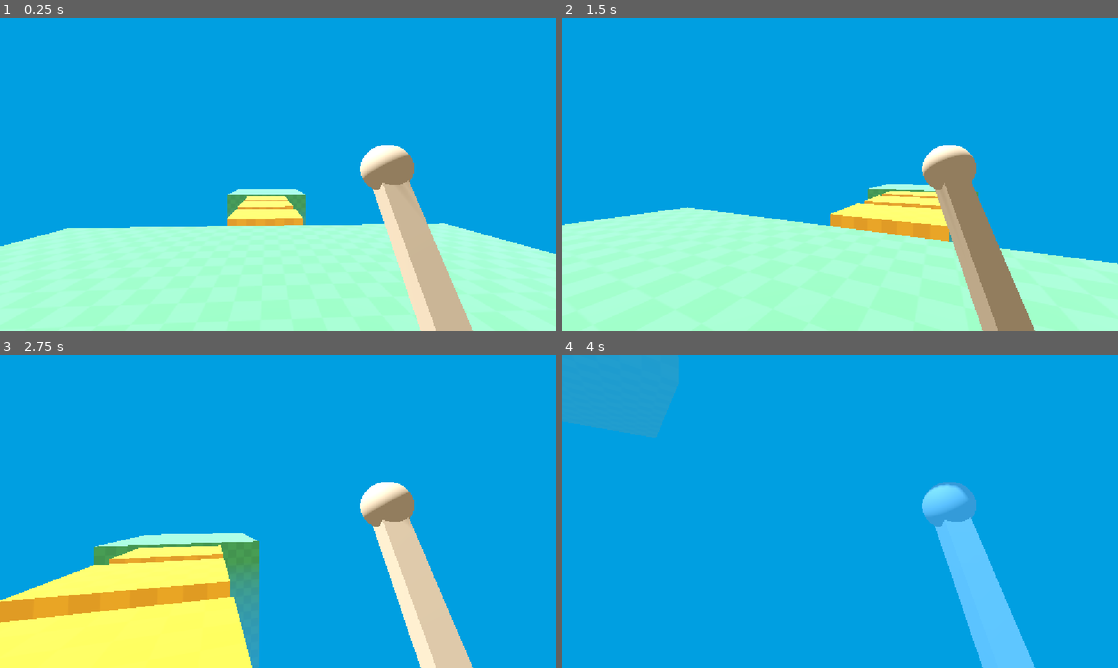
Above: before the commit, frames 1-4 (two rows, left to right).
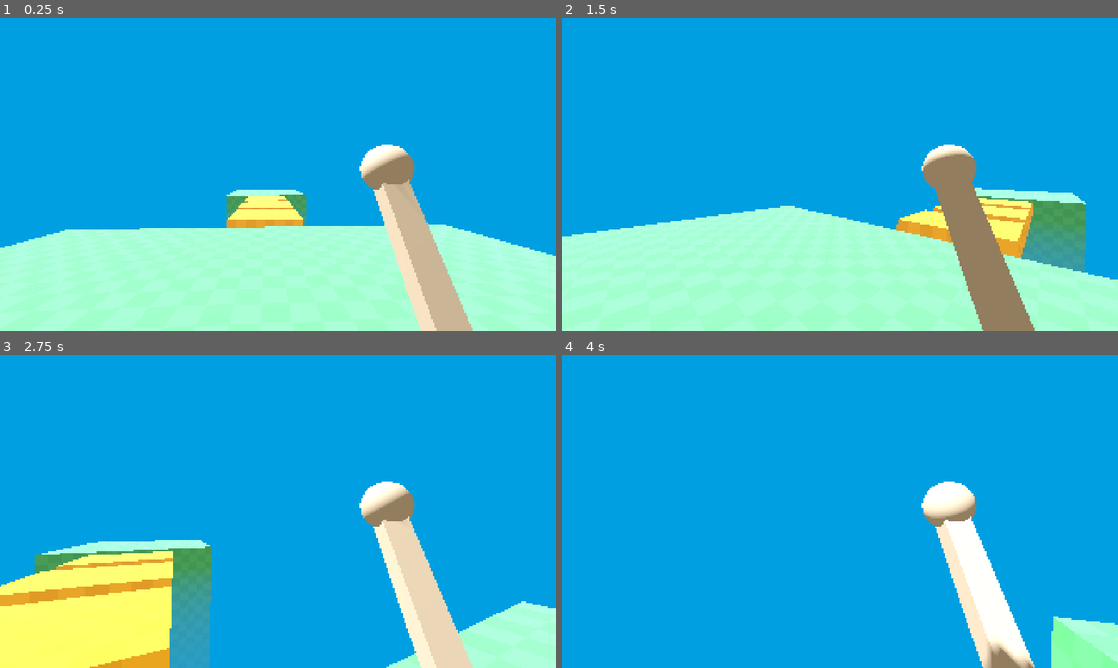
Above: after the commit, the same moments.

Repository: JustSani/crawl-into-the-dunegon-2
Game: Godot game, scene res://level/temporary_level.tscn
Same seed, same stepped clock (60 frames per second), same inputs: the game is played once before the commit and once after it.
Inputs (mouse positions are in pixels of both pictures, inside the frame that each line leads up to):
- Up to frame 1 (0.25 s): no input
- Up to frame 2 (1.5 s): move the mouse to (867, 174) at 0.52 s; hold W (move_forward) from 0.53 s (still down); tap Space (jump) at 0.6, 0.77, 1.07, 1.35 s; move the mouse to (812, 174) at 1.27 s
- Up to frame 3 (2.75 s): keep holding W (move_forward); tap Space (jump) at 1.52, 1.82, 2.1 s; move the mouse to (289, 505) at 2.02 s
- Up to frame 4 (4 s): keep holding W (move_forward); move the mouse to (834, 517) at 2.77 s; tap Space (jump) at 2.85, 3.02, 3.32, 3.6, 3.77 s; move the mouse to (878, 514) at 3.52 s

The runs differ from the first frame. In frame 1, 0.8% of the frame differs, in the area x 0-100%, y 40-100%; in frame 2, 9.2%; in frame 3, 15%; in frame 4, 12%.

Commit message:
Aggiunto livello di testing

Diff:
--- /dev/null
+++ b/Testing_level.tscn
@@ -0,0 +1,75 @@
+[gd_scene format=3 uid="uid://cmoqlk883uqm2"]
+
+[ext_resource type="Texture2D" uid="uid://brvmcpq5vpxeh" path="res://Textures/Testing_level/Floor.png" id="1_rwo77"]
+[ext_resource type="PackedScene" uid="uid://cr3gutj607pto" path="res://Textures/player.tscn" id="1_ydrhe"]
+[ext_resource type="PackedScene" uid="uid://b5ygcqulenadn" path="res://Textures/Testing_level/wall.tscn" id="3_y2xt1"]
+[ext_resource type="PackedScene" uid="uid://caq4oqbicm22m" path="res://Textures/Testing_level/Door_wall.tscn" id="4_m0uqo"]
+[ext_resource type="PackedScene" uid="uid://d0kfctxnvlwup" path="res://Textures/Testing_level/floor.tscn" id="5_s4pik"]
+
+[sub_resource type="StandardMaterial3D" id="StandardMaterial3D_omta7"]
+albedo_color = Color(0.4862745, 0.5294118, 0.5294118, 1)
+albedo_texture = ExtResource("1_rwo77")
+uv1_scale = Vector3(4.845, 4.845, 4.845)
+
+[node name="Test_level" type="Node3D" unique_id=1882697914]
+transform = Transform3D(1, 0, 0, 0, 1, 0, 0, 0, 1, 0, -1, 0)
+
+[node name="Floor" type="CSGBox3D" parent="." unique_id=705062754]
+transform = Transform3D(1, 0, 0, 0, 1, 0, 0, 0, 1, 0, 0.50520265, 0)
+use_collision = true
+size = Vector3(16, 0, 16)
+material = SubResource("StandardMaterial3D_omta7")
+
+[node name="Player" parent="." unique_id=1869442952 instance=ExtResource("1_ydrhe")]
+transform = Transform3D(1, 0, 0, 0, 1, 0, 0, 0, 1, 3.6060543, 0.438586, -0.042425156)
+
+[node name="DirectionalLight3D" type="DirectionalLight3D" parent="." unique_id=2079250221]
+transform = Transform3D(0.8723773, -0.36798397, 0.32178527, 0.07719308, 0.75371546, 0.6526517, -0.48269987, -0.54451895, 0.6859301, 0, 19.633493, 4.788909)
+
+[node name="Wall" parent="." unique_id=209373587 instance=ExtResource("3_y2xt1")]
+transform = Transform3D(1, 0, 0, 0, 1, 0, 0, 0, 1, -8, 3, 0)
+
+[node name="Wall2" parent="." unique_id=752706783 instance=ExtResource("3_y2xt1")]
+transform = Transform3D(-4.371139e-08, 0, 1, 0, 1, 0, -1, 0, -4.371139e-08, -0.10717809, 3.0257564, 8.110878)
+
+[node name="Wall3" parent="." unique_id=954570310 instance=ExtResource("3_y2xt1")]
+transform = Transform3D(-4.371139e-08, 0, -1, 0, 1, 0, 1, 0, -4.371139e-08, -0.10717809, 3.0257564, -7.7609863)
+
+[node name="Door_Wall" parent="." unique_id=1971788558 instance=ExtResource("4_m0uqo")]
+transform = Transform3D(-1, 0, -8.742278e-08, 0, 1, 0, 8.742278e-08, 0, -1, 7.99608, 3.0151691, 0)
+
+[node name="Floor2" parent="." unique_id=1734723572 instance=ExtResource("5_s4pik")]
+transform = Transform3D(1, 0, 0, 0, 1, 0, 0, 0, 1, 16, 0.52095604, 0)
+
+[node name="Floor3" parent="." unique_id=392587062 instance=ExtResource("5_s4pik")]
+transform = Transform3D(1, 0, 0, 0, 1, 0, 0, 0, 1, 16, 0.52095604, 16.034595)
+
+[node name="Floor4" parent="." unique_id=14100919 instance=ExtResource("5_s4pik")]
+transform = Transform3D(1, 0, 0, 0, 1, 0, 0, 0, 1, 16, 0.52095604, -16)
+
+[node name="Floor5" parent="." unique_id=1421239466 instance=ExtResource("5_s4pik")]
+transform = Transform3D(1, 0, 0, 0, 1, 0, 0, 0, 1, 32, 0.52095604, -16)
+
+[node name="Floor6" parent="." unique_id=765283356 instance=ExtResource("5_s4pik")]
+transform = Transform3D(1, 0, 0, 0, 1, 0, 0, 0, 1, 32, 0.52095604, 0)
+
+[node name="Floor7" parent="." unique_id=1952418183 instance=ExtResource("5_s4pik")]
+transform = Transform3D(1, 0, 0, 0, 1, 0, 0, 0, 1, 32, 0.52095604, 16)
+
+[node name="Wall4" parent="." unique_id=2026572180 instance=ExtResource("3_y2xt1")]
+transform = Transform3D(1, 0, 0, 0, 1, 0, 0, 0, 1, 8, 3, 14)
+
+[node name="Wall5" parent="." unique_id=1487207872 instance=ExtResource("3_y2xt1")]
+transform = Transform3D(1, 0, 0, 0, 1, 0, 0, 0, 1, 8, 3, -15)
+
+[node name="Wall6" parent="." unique_id=117076437 instance=ExtResource("3_y2xt1")]
+transform = Transform3D(-4.371139e-08, 0, 1, 0, 1, 0, -1, 0, -4.371139e-08, 15.892822, 3.0257564, 22.110878)
+
+[node name="Wall7" parent="." unique_id=1519196813 instance=ExtResource("3_y2xt1")]
+transform = Transform3D(-4.371139e-08, 0, 1, 0, 1, 0, -1, 0, -4.371139e-08, 29.892822, 3.0257564, 22.110878)
+
+[node name="Wall8" parent="." unique_id=1122634346 instance=ExtResource("3_y2xt1")]
+transform = Transform3D(-4.371139e-08, 0, -1, 0, 1, 0, 1, 0, -4.371139e-08, 14.892822, 3.0257564, -23.760986)
+
+[node name="Wall9" parent="." unique_id=1731166301 instance=ExtResource("3_y2xt1")]
+transform = Transform3D(-4.371139e-08, 0, -1, 0, 1, 0, 1, 0, -4.371139e-08, 29.892822, 3.0257564, -23.760986)
--- /dev/null
+++ b/Textures/Testing_level/Door_wall.tscn
@@ -0,0 +1,68 @@
+[gd_scene format=3 uid="uid://caq4oqbicm22m"]
+
+[ext_resource type="PackedScene" uid="uid://xcyke8d3qorp" path="res://Textures/Testing_level/woodenplank.tscn" id="1_ximqc"]
+
+[sub_resource type="CompressedTexture2D" id="CompressedTexture2D_m0uqo"]
+load_path = "res://.godot/imported/Floor.png-c0c3f70fe0bba184bc5f5df025dce13f.s3tc.ctex"
+
+[sub_resource type="StandardMaterial3D" id="StandardMaterial3D_qjlgj"]
+albedo_texture = SubResource("CompressedTexture2D_m0uqo")
+albedo_texture_force_srgb = true
+uv1_scale = Vector3(-0.31, -0.31, -0.31)
+uv1_triplanar = true
+uv1_world_triplanar = true
+
+[node name="Wall" type="CSGBox3D" unique_id=209373587]
+use_collision = true
+size = Vector3(1, 5, 16)
+material = SubResource("StandardMaterial3D_qjlgj")
+
+[node name="Woodenplank2" parent="." unique_id=279857012 instance=ExtResource("1_ximqc")]
+transform = Transform3D(1, 0, 0, 0, 1, 0, 0, 0, 1, 0.5130329, -0.0050263405, 3.2075195)
+
+[node name="Woodenplank3" parent="." unique_id=536117592 instance=ExtResource("1_ximqc")]
+transform = Transform3D(1, 0, 0, 0, 1, 0, 0, 0, 1, 0.5130329, -0.0050263405, 6.2075195)
+
+[node name="Woodenplank4" parent="." unique_id=99984027 instance=ExtResource("1_ximqc")]
+transform = Transform3D(1, 0, 0, 0, 1, 0, 0, 0, 1, 0.5130329, -0.0050263405, -2.7924805)
+
+[node name="Woodenplank5" parent="." unique_id=290212204 instance=ExtResource("1_ximqc")]
+transform = Transform3D(1, 0, 0, 0, 1, 0, 0, 0, 1, 0.5130329, -0.0050263405, -5.7924805)
+
+[node name="Woodenplank6" parent="." unique_id=936863903 instance=ExtResource("1_ximqc")]
+transform = Transform3D(1, 0, 0, 0, -4.371139e-08, -1, 0, 1, -4.371139e-08, 0.5130329, -0.0050263405, 5.2075195)
+
+[node name="Woodenplank8" parent="." unique_id=61711050 instance=ExtResource("1_ximqc")]
+transform = Transform3D(1, 0, 0, 0, -4.371139e-08, -1, 0, 1, -4.371139e-08, 0.5130329, -0.0050263405, -4.7924805)
+
+[node name="CSGCylinder3D" type="CSGCylinder3D" parent="." unique_id=1953964295]
+transform = Transform3D(-4.371139e-08, -1, 0, 1, -4.371139e-08, 0, 0, 0, 1, 0, 0.721876, 0)
+operation = 2
+radius = 1.3671875
+sides = 20
+
+[node name="CSGBox3D" type="CSGBox3D" parent="." unique_id=1121205728]
+transform = Transform3D(-4.371139e-08, -1, 0, 1, -4.371139e-08, 0, 0, 0, 1, 0.06140133, -1.0081043, -0.0056152344)
+operation = 2
+size = Vector3(3.540039, 1.3684082, 2.730957)
+
+[node name="Woodenplank7" parent="." unique_id=1004846810 instance=ExtResource("1_ximqc")]
+transform = Transform3D(1, 0, 0, 0, 1, 0, 0, 0, 1, -0.4869671, -0.0050263405, 3.2075195)
+
+[node name="Woodenplank9" parent="." unique_id=368063215 instance=ExtResource("1_ximqc")]
+transform = Transform3D(1, 0, 0, 0, 1, 0, 0, 0, 1, -0.4869671, -0.0050263405, 3.2075195)
+
+[node name="Woodenplank10" parent="." unique_id=334469852 instance=ExtResource("1_ximqc")]
+transform = Transform3D(1, 0, 0, 0, 1, 0, 0, 0, 1, -0.4869671, -0.0050263405, 6.2075195)
+
+[node name="Woodenplank11" parent="." unique_id=1808081764 instance=ExtResource("1_ximqc")]
+transform = Transform3D(1, 0, 0, 0, 1, 0, 0, 0, 1, -0.4869671, -0.0050263405, -2.7924805)
+
+[node name="Woodenplank12" parent="." unique_id=1382514860 instance=ExtResource("1_ximqc")]
+transform = Transform3D(1, 0, 0, 0, 1, 0, 0, 0, 1, -0.4869671, -0.0050263405, -5.7924805)
+
+[node name="Woodenplank13" parent="." unique_id=756844444 instance=ExtResource("1_ximqc")]
+transform = Transform3D(1, 0, 0, 0, -4.371139e-08, -1, 0, 1, -4.371139e-08, -0.4869671, -0.0050263405, 5.2075195)
+
+[node name="Woodenplank14" parent="." unique_id=83141553 instance=ExtResource("1_ximqc")]
+transform = Transform3D(1, 0, 0, 0, -4.371139e-08, -1, 0, 1, -4.371139e-08, -0.4869671, -0.0050263405, -4.7924805)
--- /dev/null
+++ b/Textures/Testing_level/floor.tscn
@@ -0,0 +1,13 @@
+[gd_scene format=3 uid="uid://d0kfctxnvlwup"]
+
+[ext_resource type="Texture2D" uid="uid://brvmcpq5vpxeh" path="res://Textures/Testing_level/Floor.png" id="1_lxl7q"]
+
+[sub_resource type="StandardMaterial3D" id="StandardMaterial3D_omta7"]
+albedo_color = Color(0.4862745, 0.5294118, 0.5294118, 1)
+albedo_texture = ExtResource("1_lxl7q")
+uv1_scale = Vector3(4.845, 4.845, 4.845)
+
+[node name="Floor" type="CSGBox3D" unique_id=1734723572]
+use_collision = true
+size = Vector3(16, 0, 16)
+material = SubResource("StandardMaterial3D_omta7")
--- /dev/null
+++ b/Textures/Testing_level/wall.tscn
@@ -0,0 +1,45 @@
+[gd_scene format=3 uid="uid://b5ygcqulenadn"]
+
+[ext_resource type="PackedScene" uid="uid://xcyke8d3qorp" path="res://Textures/Testing_level/woodenplank.tscn" id="1_kfvhl"]
+
+[sub_resource type="CompressedTexture2D" id="CompressedTexture2D_m0uqo"]
+load_path = "res://.godot/imported/Floor.png-c0c3f70fe0bba184bc5f5df025dce13f.s3tc.ctex"
+
+[sub_resource type="StandardMaterial3D" id="StandardMaterial3D_qjlgj"]
+albedo_texture = SubResource("CompressedTexture2D_m0uqo")
+albedo_texture_force_srgb = true
+uv1_scale = Vector3(-0.31, -0.31, -0.31)
+uv1_triplanar = true
+uv1_world_triplanar = true
+
+[node name="Wall" type="CSGBox3D" unique_id=209373587]
+use_collision = true
+size = Vector3(1, 5, 16)
+material = SubResource("StandardMaterial3D_qjlgj")
+
+[node name="Woodenplank1" parent="." unique_id=1004846810 instance=ExtResource("1_kfvhl")]
+transform = Transform3D(1, 0, 0, 0, 1, 0, 0, 0, 1, 0.5130329, -0.0050263405, 0.20751953)
+
+[node name="Woodenplank2" parent="." unique_id=279857012 instance=ExtResource("1_kfvhl")]
+transform = Transform3D(1, 0, 0, 0, 1, 0, 0, 0, 1, 0.5130329, -0.0050263405, 3.2075195)
+
+[node name="Woodenplank3" parent="." unique_id=536117592 instance=ExtResource("1_kfvhl")]
+transform = Transform3D(1, 0, 0, 0, 1, 0, 0, 0, 1, 0.5130329, -0.0050263405, 6.2075195)
+
+[node name="Woodenplank4" parent="." unique_id=99984027 instance=ExtResource("1_kfvhl")]
+transform = Transform3D(1, 0, 0, 0, 1, 0, 0, 0, 1, 0.5130329, -0.0050263405, -2.7924805)
+
+[node name="Woodenplank5" parent="." unique_id=290212204 instance=ExtResource("1_kfvhl")]
+transform = Transform3D(1, 0, 0, 0, 1, 0, 0, 0, 1, 0.5130329, -0.0050263405, -5.7924805)
+
+[node name="Woodenplank6" parent="." unique_id=936863903 instance=ExtResource("1_kfvhl")]
+transform = Transform3D(1, 0, 0, 0, -4.371139e-08, -1, 0, 1, -4.371139e-08, 0.5130329, -0.0050263405, 5.2075195)
+
+[node name="Woodenplank7" parent="." unique_id=1176298762 instance=ExtResource("1_kfvhl")]
+transform = Transform3D(1, 0, 0, 0, -4.371139e-08, -1, 0, 1, -4.371139e-08, 0.5130329, -0.0050263405, 0.20751953)
+
+[node name="Woodenplank8" parent="." unique_id=61711050 instance=ExtResource("1_kfvhl")]
+transform = Transform3D(1, 0, 0, 0, -4.371139e-08, -1, 0, 1, -4.371139e-08, 0.5130329, -0.0050263405, -4.7924805)
+
+[node name="Woodenplank9" parent="." unique_id=1095026041 instance=ExtResource("1_kfvhl")]
+transform = Transform3D(1, 0, 0, 0, 1, 0, 0, 0, 1, 0.5130329, -0.0050263405, 0.20751953)
--- /dev/null
+++ b/Textures/Testing_level/woodenplank.tscn
@@ -0,0 +1,15 @@
+[gd_scene format=3 uid="uid://xcyke8d3qorp"]
+
+[ext_resource type="Texture2D" uid="uid://cgydgpsgo2du4" path="res://Textures/Testing_level/woden_plank.png" id="1_bbwx1"]
+
+[sub_resource type="StandardMaterial3D" id="StandardMaterial3D_8eiwr"]
+albedo_color = Color(0.15264589, 0.06602824, 0.024733419, 1)
+roughness_texture = ExtResource("1_bbwx1")
+uv1_scale = Vector3(1.02, 1.02, 1.02)
+uv1_offset = Vector3(0, -0.675, 0)
+uv1_triplanar_sharpness = 3.8637452
+uv1_world_triplanar = true
+
+[node name="Woodenplank1" type="CSGBox3D" unique_id=1004846810]
+size = Vector3(0.1430664, 4.98999, 0.58496094)
+material = SubResource("StandardMaterial3D_8eiwr")
--- /dev/null
+++ b/Textures/player.gd
@@ -0,0 +1,54 @@
+extends CharacterBody3D
+
+const SPEED = 5.0
+const JUMP_VELOCITY = 6.0
+
+var gravity: float = ProjectSettings.get_setting("physics/3d/default_gravity")
+
+func _ready():
+	Input.set_mouse_mode(Input.MOUSE_MODE_CAPTURED)
+
+func _unhandled_input(event: InputEvent):
+	if event is InputEventMouseMotion:
+		rotation_degrees.y -= event.relative.x * 0.5
+		%Camera3D.rotation_degrees.x -= event.relative.y * 0.2
+		%Camera3D.rotation_degrees.x = clamp(
+			%Camera3D.rotation_degrees.x, -60.0, 60.0
+		)
+	elif event.is_action_pressed("ui_cancel"):
+		Input.set_mouse_mode(Input.MOUSE_MODE_VISIBLE)
+
+func _physics_process(delta: float) -> void:
+	# 1. GESTIONE GRAVITÀ
+	if not is_on_floor():
+		if velocity.y < 0:
+			velocity.y -= gravity * 2.0 * delta
+		else:
+			velocity.y -= gravity * delta
+	else:
+		velocity.y = 0.0
+
+	if Input.is_action_just_pressed("jump") and is_on_floor():
+		velocity.y = JUMP_VELOCITY
+
+	if Input.is_action_just_released("jump") and velocity.y > 0.0:
+		velocity.y *= 0.5
+
+	var input_direction_2D = Input.get_vector(
+		"move_left", "move_right", "move_forward", "move_back"
+	)
+
+	var input_direction_3D = Vector3(
+		input_direction_2D.x, 0.0, input_direction_2D.y
+	).normalized()
+
+	var direction = transform.basis * input_direction_3D
+
+	if direction != Vector3.ZERO:
+		velocity.x = lerp(velocity.x, direction.x * SPEED, 15.0 * delta)
+		velocity.z = lerp(velocity.z, direction.z * SPEED, 15.0 * delta)
+	else:
+		velocity.x = lerp(velocity.x, 0.0, 15.0 * delta)
+		velocity.z = lerp(velocity.z, 0.0, 15.0 * delta)
+
+	move_and_slide()
--- a/player/player.gd
+++ /dev/null
@@ -1,43 +0,0 @@
-extends CharacterBody3D
-
-
-const SPEED = 5.0
-const JUMP_VELOCITY = 4.5
-
-func _ready():
-	Input.set_mouse_mode(Input.MOUSE_MODE_CAPTURED)
-
-
-
-func _unhandled_input(event: InputEvent):
-	if event is InputEventMouseMotion:
-		rotation_degrees.y -= event.relative.x * 0.5
-		%Camera3D.rotation_degrees.x -= event.relative.y*0.2
-		%Camera3D.rotation_degrees.x = clamp(
-			%Camera3D.rotation_degrees.x, -60.0, 60.0
-		)
-	elif event.is_action_pressed("ui_cancel"):
-		Input.set_mouse_mode(Input.MOUSE_MODE_VISIBLE)
-
-
-func _physics_process(delta: float) -> void:
-
-	var input_direction_2D = Input.get_vector(
-		"move_left", "move_right","move_forward","move_back"
-	)
-
-	var input_direction_3D = Vector3(
-		input_direction_2D.x, 0.0, input_direction_2D.y
-	)
-
-	var direction = transform.basis * input_direction_3D
-
-	velocity.x = direction.x * SPEED
-	velocity.z = direction.z * SPEED
-
-	velocity.y -= 20.0  * delta
-	if Input.is_action_just_pressed("jump") and is_on_floor():
-		velocity.y = 10.0
-	elif Input.is_action_just_released("jump") and velocity.y > 0.0:
-		velocity.y=0.0
-	move_and_slide()
--- a/player/projectile/projectile.gdshader
+++ /dev/null
@@ -1,14 +0,0 @@
-shader_type spatial;
-render_mode ambient_light_disabled, shadows_disabled, unshaded;
-
-uniform vec3 tail_color : source_color;
-uniform vec3 head_color : source_color;
-
-void vertex() {
-	float def = sin(UV.y * 2.0 * PI - TIME * 20.0) + 1.0 / 2.0;
-	VERTEX.xz += NORMAL.xz * def * 0.05 * UV.y * COLOR.x;
-}
-
-void fragment() {
-	ALBEDO = mix(head_color, tail_color, COLOR.x);
-}
--- a/project.godot
+++ b/project.godot
@@ -17,6 +17,8 @@
 
 [display]
 
+window/size/viewport_width=1920
+window/size/viewport_height=1080
 window/stretch/mode="canvas_items"
 window/stretch/aspect="expand"
 
Not shown, changed: Textures/Testing_level/Floor.png.import
Not shown, changed: Textures/Testing_level/Wall.png.import
Binary file added: Textures/Testing_level/woden_plank.png
Not shown, added: Textures/Testing_level/woden_plank.png.import
Renamed: player/player.gd.uid -> Textures/player.gd.uid
Renamed: player/player.tscn -> Textures/player.tscn
Renamed: player/reticle.png -> Textures/reticle.png
Not shown, changed: Textures/reticle.png.import
Not shown, removed: player/gun_shoot.wav.import
Not shown, removed: player/projectile/projectile.gdshader.uid
Binary file removed: player/projectile/projectile_model.glb
Not shown, removed: player/projectile/projectile_model.glb.import
(and 16 more such lines)
